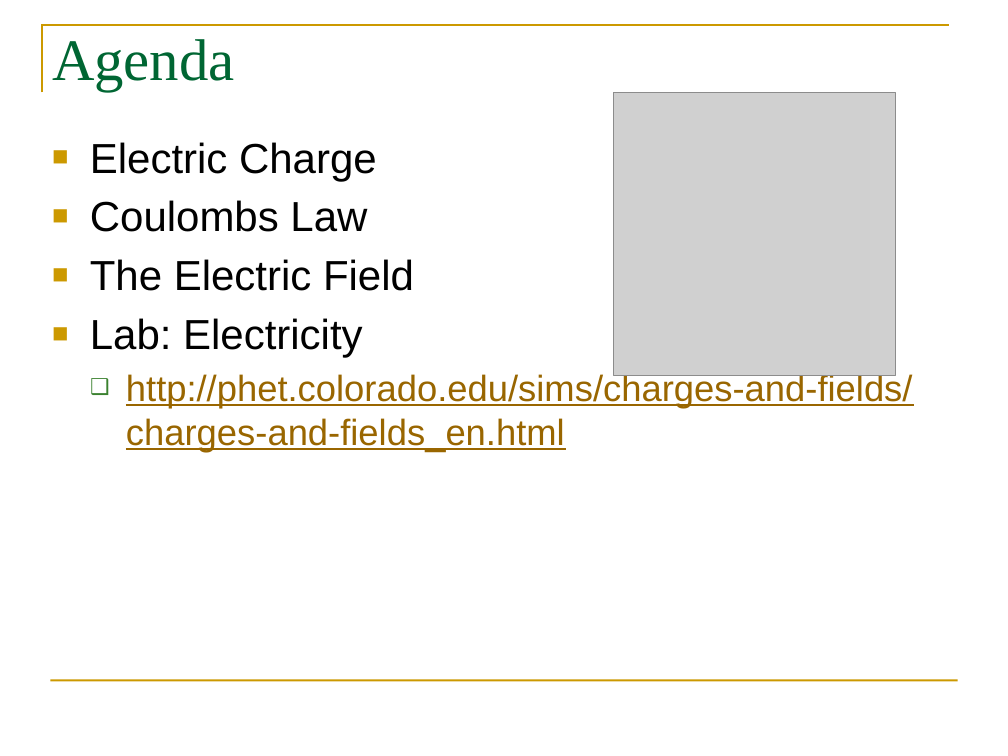
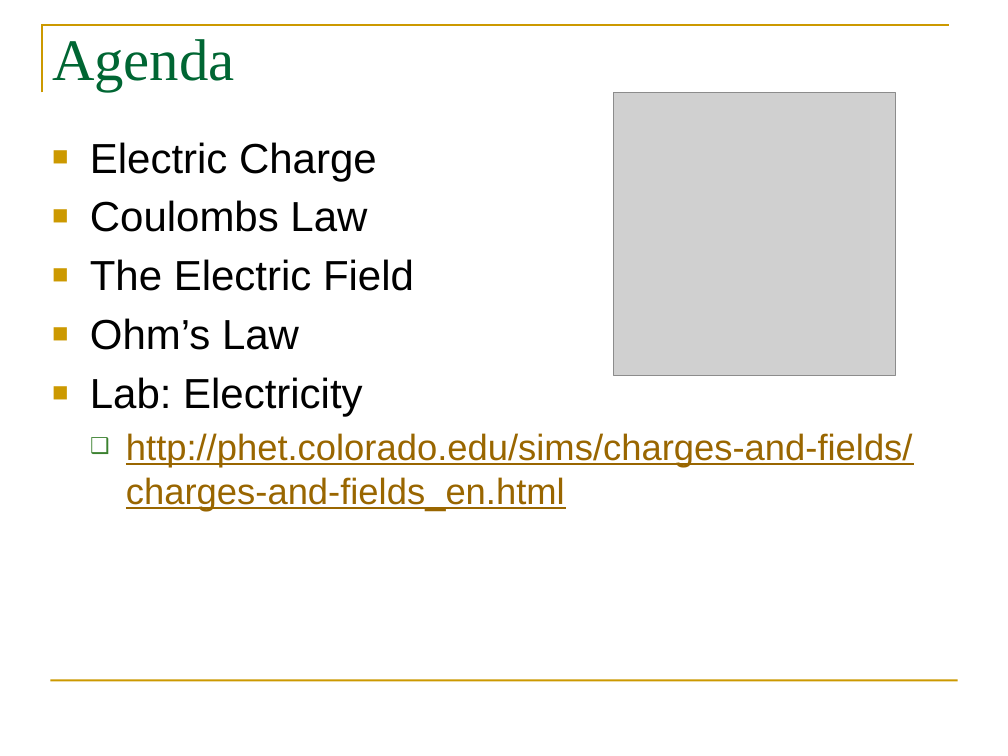
Before and after one commit to pcomitz/physics, a slide deck: slide 2 of mod4_wk6/phy_wk6_mod4_part1.pptx. Drawn at 1008x756 pixels with LibreOffice and Linux fonts; fonts in the diff are those of the drawing; grey boxes stand for pictures. Boxes give left, top, right and bottom in pixels: in the first picture for what was removed or moved away, otherwise in the second. Text is boxed around its words. In the diff, an @@ line names an element or a change of style, - is before the commit and + after.

```diff
--- a/mod4_wk6/phy_wk6_mod4_part1.pptx
+++ b/mod4_wk6/phy_wk6_mod4_part1.pptx
@@ text at [90,318,299,350]: paragraph added @@
+■ Ohm’s Law
```
Also in this commit, not shown: 10 other slides changed, 6 slides added, 3 slides removed.
